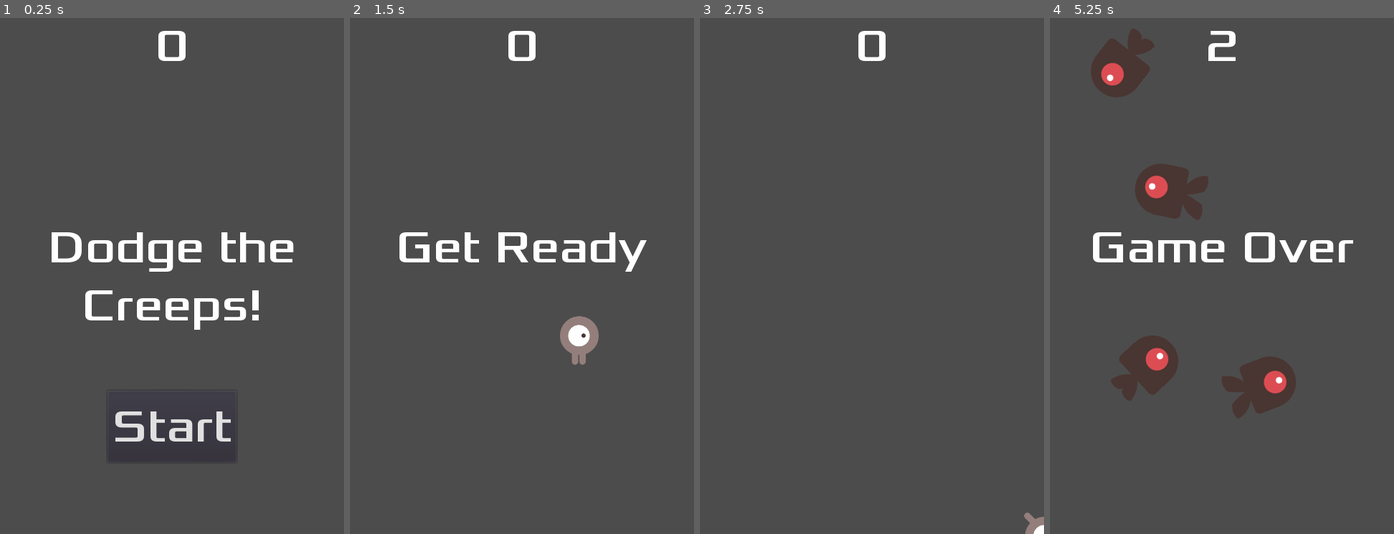
Above: before the commit, frames 1-4 (left to right).
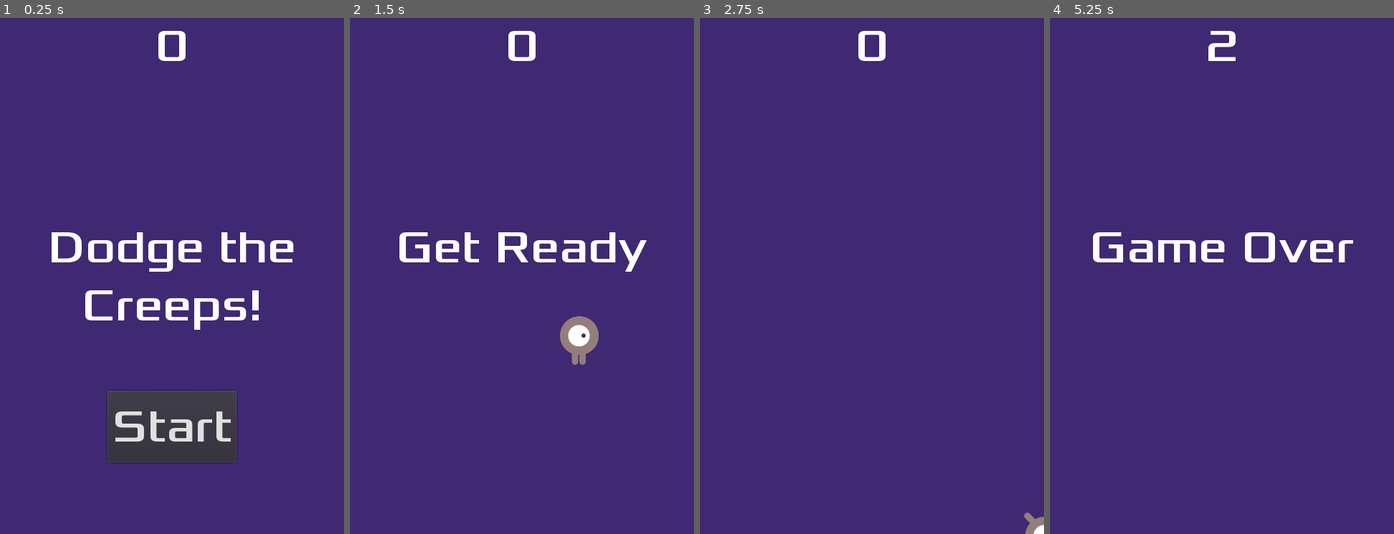
Above: after the commit, the same moments.

Repository: marychev/GodotDemoGame
Game: Godot game, scene res://Main.tscn
The game is run twice, just before and just after one commit, with the same random seed, the same clock (stepped at 60 frames per second) and the same inputs.
Inputs:
- Up to frame 1 (0.25 s): no input
- Up to frame 2 (1.5 s): click "Start" at 0.5 s; tap Enter at 1.25 s; hold Right (ui_right) from 1.28 s (still down)
- Up to frame 3 (2.75 s): release Right (ui_right) at 2.03 s; hold Down (ui_down) from 2.03 s (still down)
- Up to frame 4 (5.25 s): release Down (ui_down) at 2.78 s; hold Right (ui_right) 2.78-3.53 s; hold Up (ui_up) 3.53-4.28 s; hold Left (ui_left) from 4.28 s (still down)

The runs differ from the first frame. In frame 1, 92% of the frame differs, in the area x 0-100%, y 0-100%; in frame 2, 97%; in frame 3, 100%; in frame 4, 98%.

Commit message:
finish getstarted

Diff:
--- a/HUD.tscn
+++ b/HUD.tscn
@@ -6,6 +6,12 @@
 [sub_resource type="DynamicFont" id=1]
 size = 64
 font_data = ExtResource( 1 )
+
+[sub_resource type="InputEventAction" id=2]
+action = "ui_select"
+
+[sub_resource type="ShortCut" id=3]
+shortcut = SubResource( 2 )
 
 [node name="HUB" type="CanvasLayer"]
 script = ExtResource( 2 )
@@ -46,6 +52,7 @@
 margin_right = 90.0
 margin_bottom = -100.0
 custom_fonts/font = SubResource( 1 )
+shortcut = SubResource( 3 )
 text = "Start"
 __meta__ = {
 "_edit_use_anchors_": false
--- a/Main.gd
+++ b/Main.gd
@@ -12,7 +12,9 @@
 	$ScoreTimer.stop()
 	$MobTimer.stop()
 	$HUD.show_game_over()
-
+	get_tree().call_group("mobs", "queue_free")
+	$Music.stop()
+	$DeathSound.play()
 
 func new_game():
 	score = 0
@@ -22,6 +24,7 @@
 	$HUD.update_score(score)
 	$HUD.show_message("Get Ready")
 
+	$Music.play()
 
 func _on_StartTimer_timeout():
 	$MobTimer.start()
--- a/Main.tscn
+++ b/Main.tscn
@@ -1,9 +1,11 @@
-[gd_scene load_steps=6 format=2]
+[gd_scene load_steps=8 format=2]
 
 [ext_resource path="res://Main.gd" type="Script" id=1]
 [ext_resource path="res://Mob.tscn" type="PackedScene" id=2]
 [ext_resource path="res://Player.tscn" type="PackedScene" id=3]
 [ext_resource path="res://HUD.tscn" type="PackedScene" id=4]
+[ext_resource path="res://dodge_assets/art/House In a Forest Loop.ogg" type="AudioStream" id=5]
+[ext_resource path="res://dodge_assets/art/gameover.wav" type="AudioStream" id=6]
 
 [sub_resource type="Curve2D" id=1]
 _data = {
@@ -13,6 +15,14 @@
 [node name="Main" type="Node"]
 script = ExtResource( 1 )
 Mob = ExtResource( 2 )
+
+[node name="ColorRect" type="ColorRect" parent="."]
+anchor_right = 1.0
+anchor_bottom = 1.0
+color = Color( 0.25098, 0.164706, 0.45098, 1 )
+__meta__ = {
+"_edit_use_anchors_": false
+}
 
 [node name="Player" parent="." instance=ExtResource( 3 )]
 
@@ -36,6 +46,12 @@
 
 [node name="HUD" parent="." instance=ExtResource( 4 )]
 
+[node name="Music" type="AudioStreamPlayer" parent="."]
+stream = ExtResource( 5 )
+
+[node name="DeathSound" type="AudioStreamPlayer" parent="."]
+stream = ExtResource( 6 )
+
 [connection signal="hit" from="Player" to="." method="game_over"]
 [connection signal="hit" from="Player" to="." method="_on_Player_hit"]
 [connection signal="timeout" from="MobTimer" to="." method="_on_MobTimer_timeout"]
--- a/Mob.tscn
+++ b/Mob.tscn
@@ -10,6 +10,11 @@
 
 [sub_resource type="SpriteFrames" id=1]
 animations = [ {
+"frames": [ ExtResource( 1 ), ExtResource( 2 ) ],
+"loop": true,
+"name": "swim",
+"speed": 3.0
+}, {
 "frames": [ ExtResource( 6 ), ExtResource( 5 ) ],
 "loop": true,
 "name": "walk",
@@ -19,18 +24,15 @@
 "loop": true,
 "name": "fly",
 "speed": 3.0
-}, {
-"frames": [ ExtResource( 1 ), ExtResource( 2 ) ],
-"loop": true,
-"name": "swim",
-"speed": 3.0
 } ]
 
 [sub_resource type="CapsuleShape2D" id=2]
 radius = 49.4706
 height = 0.0
 
-[node name="Mob" type="RigidBody2D"]
+[node name="Mob" type="RigidBody2D" groups=[
+"mobs",
+]]
 collision_mask = 0
 gravity_scale = 0.0
 script = ExtResource( 7 )
Not shown: 1 places in HUD.tscn that only renumber resources
